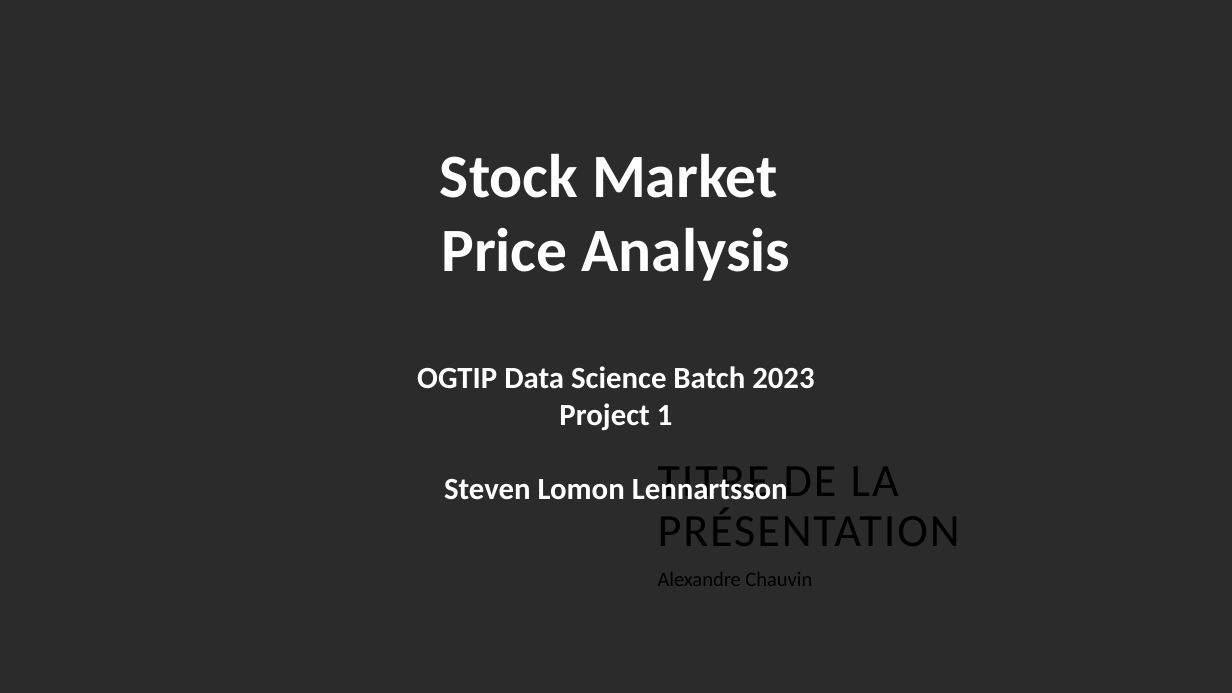
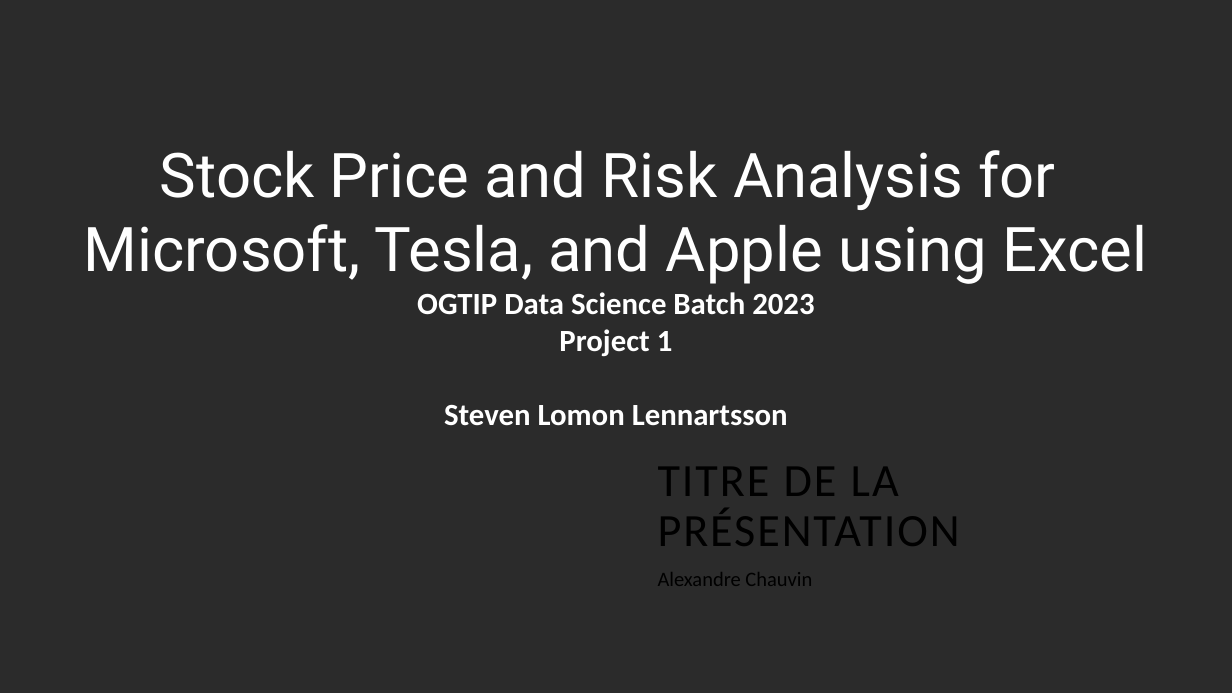
Before and after one commit to StevenLomon/OGTIP_Project1, a slide deck: slide 1 of Project 1 Steven Lomon Lennartsson.pptx. Drawn at 1232x693 pixels with LibreOffice and Linux fonts; fonts in the diff are those of the drawing; background and template pictures are left out; a plain dark background stands for a picture behind light text. Boxes give left, top, right and bottom in pixels: in the first picture for what was removed or moved away, otherwise in the second. Text is boxed around its words. In the diff, an @@ line names an element or a change of style, - is before the commit and + after.

Commit message:
Add files via upload
A better and more fitting name on the first page

```diff
--- a/Project 1 Steven Lomon Lennartsson.pptx
+++ b/Project 1 Steven Lomon Lennartsson.pptx
@@ text at bbox=[84, 150, 1148, 284]: text changed; font Calibri to Roboto; bold off @@
-Stock Market
-Price Analysis
+Stock Price and Risk Analysis for
+Microsoft, Tesla, and Apple using Excel
```
